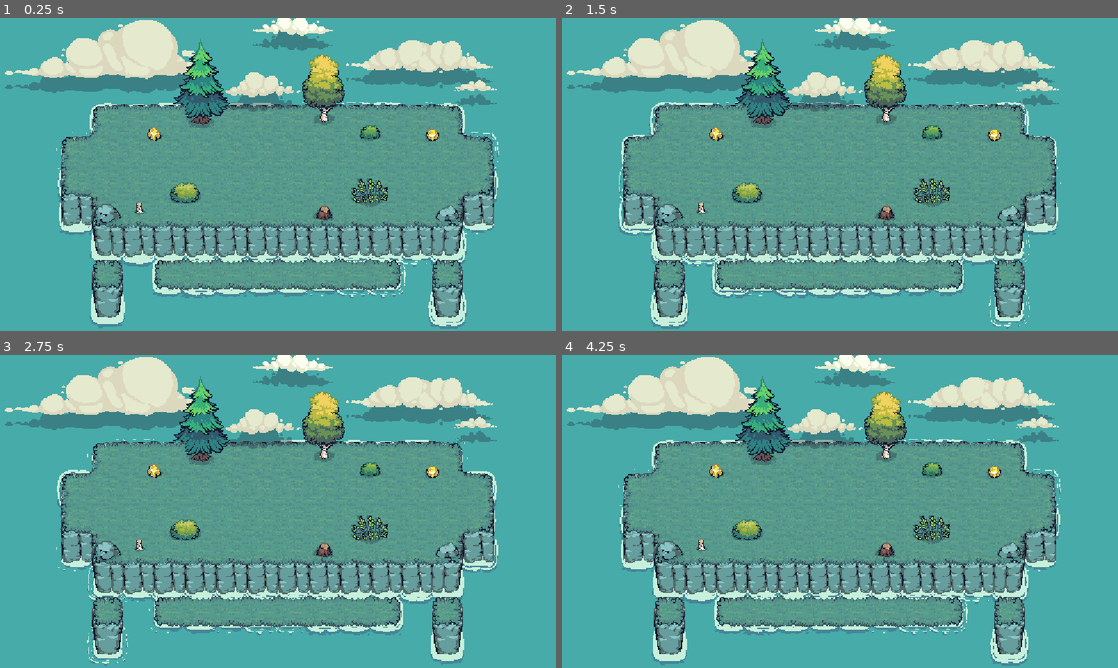
Above: before the commit, frames 1-4 (two rows, left to right).
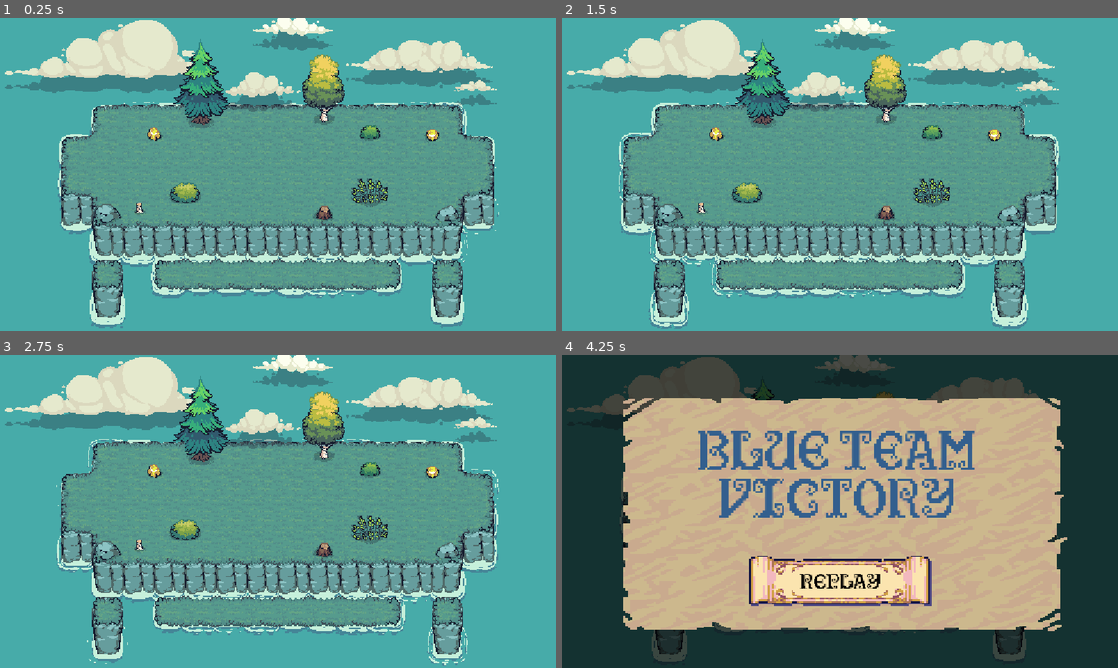
Above: after the commit, the same moments.

Repository: diceccoj/deltahacks-12
Game: Godot game, scene res://scenes/camera_stream/camera_stream.tscn
Same seed, same stepped clock (60 frames per second), same inputs: the game is played once before the commit and once after it. This scene is started directly instead of the project's main scene.
Inputs:
- Up to frame 1 (0.25 s): no input
- Up to frame 2 (1.5 s): no input
- Up to frame 3 (2.75 s): no input
- Up to frame 4 (4.25 s): tap B (debug_blue_win, bound only after the commit) at 4.15 s

The runs differ from the first frame. In frame 1, 1.9% of the frame differs, in the area x 10-90%, y 26-100%; in frame 2, 2.3%; in frame 3, 2.2%; in frame 4, 100%, in the area x 0-100%, y 0-100%.

Commit message:
endscreen added

Diff:
--- a/project.godot
+++ b/project.godot
@@ -31,6 +31,19 @@
 "res://scenes/": "teal"
 }
 
+[input]
+
+debug_blue_win={
+"deadzone": 0.2,
+"events": [Object(InputEventKey,"resource_local_to_scene":false,"resource_name":"","device":-1,"window_id":0,"alt_pressed":false,"shift_pressed":false,"ctrl_pressed":false,"meta_pressed":false,"pressed":false,"keycode":0,"physical_keycode":66,"key_label":0,"unicode":98,"location":0,"echo":false,"script":null)
+]
+}
+debug_red_win={
+"deadzone": 0.2,
+"events": [Object(InputEventKey,"resource_local_to_scene":false,"resource_name":"","device":-1,"window_id":0,"alt_pressed":false,"shift_pressed":false,"ctrl_pressed":false,"meta_pressed":false,"pressed":false,"keycode":0,"physical_keycode":82,"key_label":0,"unicode":114,"location":0,"echo":false,"script":null)
+]
+}
+
 [rendering]
 
 textures/canvas_textures/default_texture_filter=0
--- a/scenes/camera_stream/camera_stream.tscn
+++ b/scenes/camera_stream/camera_stream.tscn
@@ -1,6 +1,6 @@
-[gd_scene load_steps=91 format=3 uid="uid://dkjodo2hi5yqp"]
-
-[ext_resource type="Script" uid="uid://tti6b7mc8te4" path="res://camera_stream/camera_stream.gd" id="1_j600m"]
+[gd_scene load_steps=96 format=3 uid="uid://dkjodo2hi5yqp"]
+
+[ext_resource type="Script" uid="uid://tti6b7mc8te4" path="res://scenes/camera_stream/camera_stream.gd" id="1_j600m"]
 [ext_resource type="Texture2D" uid="uid://00hiefi5h6i8" path="res://assets/Tiny Swords (Free Pack)/Terrain/Tileset/Shadow.png" id="2_ppbny"]
 [ext_resource type="Texture2D" uid="uid://b0gqniv5chvsy" path="res://assets/Tiny Swords (Free Pack)/Terrain/Tileset/Tilemap_color5.png" id="3_mfwet"]
 [ext_resource type="Texture2D" uid="uid://3vuokwiauvqu" path="res://assets/Tiny Swords (Free Pack)/Terrain/Tileset/Water Background color.png" id="4_8c88m"]
@@ -45,6 +45,11 @@
 [ext_resource type="Texture2D" uid="uid://cehal5mxn1g3c" path="res://assets/Tiny Swords (Free Pack)/Terrain/Resources/Tools/Tool_02.png" id="38_0rhos"]
 [ext_resource type="Texture2D" uid="uid://dast1cmhxhaib" path="res://assets/Tiny Swords (Free Pack)/Terrain/Resources/Tools/Tool_03.png" id="39_7el4l"]
 [ext_resource type="Texture2D" uid="uid://csx3y3x8kebi8" path="res://assets/Tiny Swords (Free Pack)/Terrain/Resources/Tools/Tool_04.png" id="40_aopae"]
+[ext_resource type="Script" uid="uid://dy2oinrb1vccp" path="res://scenes/endscreen.gd" id="46_j385u"]
+[ext_resource type="FontFile" uid="uid://c6ggf0jh7hf7i" path="res://assets/antiquity-print.ttf" id="46_k28o3"]
+[ext_resource type="Texture2D" uid="uid://iyu6m4xsl7wk" path="res://assets/Tiny Swords (Free Pack)/UI Elements/UI Elements/Banners/Banner_Slots.png" id="47_j385u"]
+[ext_resource type="Texture2D" uid="uid://cw8k4ham2j7g6" path="res://assets/Tiny Swords (Free Pack)/UI Elements/UI Elements/Buttons/Banner.png" id="48_1ppo1"]
+[ext_resource type="Texture2D" uid="uid://bw03qbpo2vpbx" path="res://assets/Tiny Swords (Free Pack)/UI Elements/UI Elements/Buttons/BannerPressed.png" id="49_2teyd"]
 
 [sub_resource type="TileSetAtlasSource" id="TileSetAtlasSource_mqdxk"]
 texture = ExtResource("2_ppbny")
@@ -1074,7 +1079,7 @@
 tile_set = SubResource("TileSet_xb0yi")
 format = 2
 layer_0/name = "Background Water"
-layer_0/tile_data = PackedInt32Array(-65540, 2, 0, -65539, 2 …(2691 unchanged characters)… 1080, 2, 0, 196616, 2, 0, 262152, 2, 0, 327688, 2, 0, 327689, 2, 0, 262153, 2, 0, 196617, 2, 0, 131081, 2, 0 …(266 unchanged characters)…
+layer_0/tile_data = PackedInt32Array(-65540, 2, 0, -65539, 2 …(2691 unchanged characters)… 1080, 2, 0, 196616, 2, 0, 262152, 2, 0, 262153, 2, 0, 196617, 2, 0, 131081, 2, 0 …(266 unchanged characters)…
 layer_1/name = "Background Water Foam"
 layer_1/tile_data = PackedInt32Array(65529, 196611, 3, -7, 196611, 3, -65543, 196611, 3, -131078, 196611, 3, -131077, 1 …(694 unchanged characters)…
 layer_2/name = "Terrain Layer 1"
@@ -1083,3 +1088,78 @@
 layer_3/tile_data = PackedInt32Array(-327676, 131098, 1, -262150, 65561, 0, -196609, 196635, 1, -262138, 196636, 1, -393216, 196631, 1)
 layer_4/name = "Terrain Decoration"
 layer_4/tile_data = PackedInt32Array(65530, 15, 0, 5, 13, 0, 65531, 65568, 3, 1, 65566, 3, -262148, 393249, 1, -196612, …(627 unchanged characters)…
+
+[node name="Endscreen" type="Control" parent="."]
+anchors_preset = 0
+offset_right = 40.0
+offset_bottom = 40.0
+script = ExtResource("46_j385u")
+
+[node name="Blackscreen" type="ColorRect" parent="Endscreen"]
+layout_mode = 0
+offset_left = -641.0
+offset_top = -381.0
+offset_right = 641.0
+offset_bottom = 324.0
+color = Color(0, 0, 0, 0.70980394)
+
+[node name="RedTeamWins" type="Label" parent="Endscreen"]
+z_index = 1
+layout_mode = 0
+offset_left = -318.0
+offset_top = -210.0
+offset_right = 309.0
+offset_bottom = -17.0
+theme_override_colors/font_color = Color(0.6059503, 0.20872903, 0.21541151, 1)
+theme_override_fonts/font = ExtResource("46_k28o3")
+theme_override_font_sizes/font_size = 65
+text = "RED TEAM VICTORY"
+horizontal_alignment = 1
+autowrap_mode = 2
+
+[node name="BlueTeamWins" type="Label" parent="Endscreen"]
+z_index = 1
+layout_mode = 0
+offset_left = -318.0
+offset_top = -210.0
+offset_right = 309.0
+offset_bottom = -17.0
+theme_override_colors/font_color = Color(0.1999847, 0.37398055, 0.55804044, 1)
+theme_override_fonts/font = ExtResource("46_k28o3")
+theme_override_font_sizes/font_size = 65
+text = "BLUE TEAM VICTORY"
+horizontal_alignment = 1
+autowrap_mode = 2
+
+[node name="Scroll" type="TextureRect" parent="Endscreen"]
+layout_mode = 0
+offset_left = -475.0
+offset_top = -294.0
+offset_right = 480.0
+offset_bottom = 213.0
+texture = ExtResource("47_j385u")
+
+[node name="PlayAgain" type="TextureButton" parent="Endscreen"]
+layout_mode = 0
+offset_left = -192.0
+offset_top = 47.0
+offset_right = 190.0
+offset_bottom = 150.0
+texture_normal = ExtResource("48_1ppo1")
+texture_pressed = ExtResource("48_1ppo1")
+texture_hover = ExtResource("49_2teyd")
+ignore_texture_size = true
+stretch_mode = 0
+
+[node name="Replay" type="Label" parent="Endscreen/PlayAgain"]
+layout_mode = 0
+offset_left = 110.0
+offset_top = 37.0
+offset_right = 276.0
+offset_bottom = 75.0
+theme_override_colors/font_color = Color(0, 0, 0, 1)
+theme_override_fonts/font = ExtResource("46_k28o3")
+theme_override_font_sizes/font_size = 26
+text = "REPLAY"
+
+[connection signal="pressed" from="Endscreen/PlayAgain" to="Endscreen" method="_on_play_again_pressed"]
--- /dev/null
+++ b/scenes/endscreen.gd
@@ -0,0 +1,45 @@
+extends Control
+
+@onready var overlay := $Blackscreen
+@onready var red_wins := $RedTeamWins
+@onready var blue_wins := $BlueTeamWins
+@onready var scroll := $Scroll
+@onready var play_again := $PlayAgain
+
+# Called when the node enters the scene tree for the first time.
+func _ready() -> void:
+	visible = false
+
+	overlay.visible = false
+	red_wins.visible = false
+	blue_wins.visible = false
+	scroll.visible = false
+	play_again.visible = false
+
+func _input(event: InputEvent) -> void:
+	if event.is_action_pressed("debug_red_win"):
+		show_end_screen(true)
+
+	if event.is_action_pressed("debug_blue_win"):
+		show_end_screen(false)
+
+func show_end_screen(winning_team_red: bool) -> void:
+	visible = true
+
+	overlay.visible = true
+	scroll.visible = true
+	play_again.visible = true
+
+	# Hide both first
+	red_wins.visible = false
+	blue_wins.visible = false
+
+	if winning_team_red == true:
+		red_wins.visible = true
+	elif winning_team_red == false:
+		blue_wins.visible = true
+
+
+# Replace with reset to start of game state
+func _on_play_again_pressed() -> void:
+	pass # Replace with function body.
Binary file added: assets/Tiny Swords (Free Pack)/UI Elements/UI Elements/Buttons/Banner.png
Not shown, added: assets/Tiny Swords (Free Pack)/UI Elements/UI Elements/Buttons/Banner.png.import
Binary file added: assets/Tiny Swords (Free Pack)/UI Elements/UI Elements/Buttons/BannerPressed.png
Not shown, added: assets/Tiny Swords (Free Pack)/UI Elements/UI Elements/Buttons/BannerPressed.png.import
Binary file added: assets/antiquity-print.ttf
Not shown, added: assets/antiquity-print.ttf.import
Not shown, added: scenes/endscreen.gd.uid
